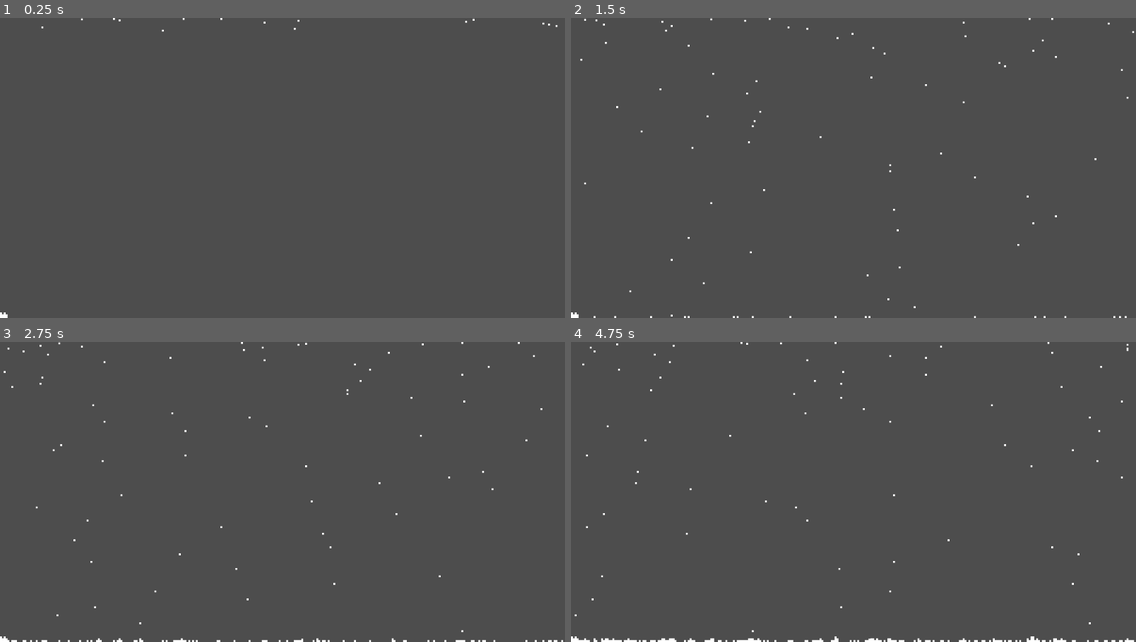
Above: before the commit, frames 1-4 (two rows, left to right).
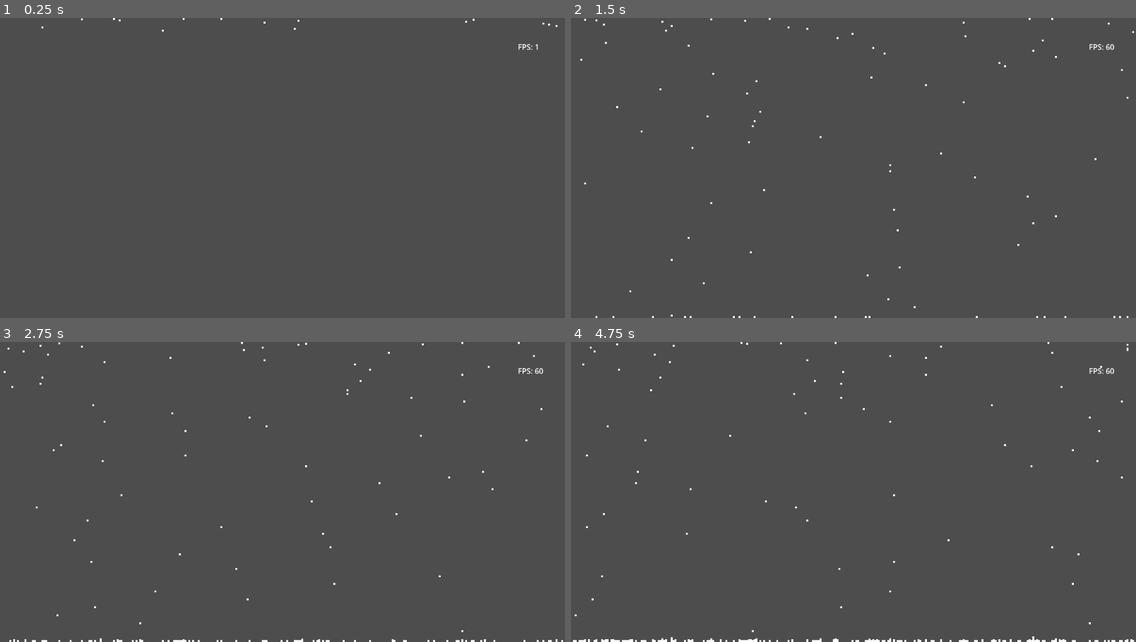
Above: after the commit, the same moments.

Repository: Cidragon/Terrain-modification-with-texture
Game: Godot game, scene res://main.tscn
Two runs of this game, one before a commit and one after it. Both use one fixed random seed, a clock stepped at 60 frames per second and the inputs below. The engine's default icon, where the game draws it, is replaced by a stand-in: a white triangle on a blue panel in a dark square.
Inputs:
- Up to frame 1 (0.25 s): no input
- Up to frame 2 (1.5 s): no input
- Up to frame 3 (2.75 s): no input
- Up to frame 4 (4.75 s): no input

The runs differ from the first frame. In frame 1, less than 0.1% of the frame differs, in the area x 0-96%, y 8-100%; in frame 2, 0.1%; in frame 3, 0.2%; in frame 4, 0.4%, in the area x 0-100%, y 8-100%.

Commit message:
improve growable capabilities by using a scalable sprite instead of an animation

Diff:
--- a/Terrain manager.gd
+++ b/Terrain manager.gd
@@ -1,26 +1,16 @@
 extends Node2D
 
 @export var heigth_texture : Texture2D
+@export var tile_texture : Texture2D
 
 var heigth_sprites : Array[Sprite2D] = []
 
-# Called when the node enters the scene tree for the first time.
 func _ready() -> void:
-	set_terrain_width(Main.TERRAIN_MAX_WIDTH)
+	set_terrain_width_2(Main.TERRAIN_MAX_WIDTH)
 
 func update_terrain(index : int, value : int) -> void:
-	if index % 2 != 0:
-		var rng := RandomNumberGenerator.new()
-		rng.randomize()
-		var random_value : int = rng.randi_range(0,1)
-
-		if random_value == 1:
-			heigth_sprites[index].flip_h = true
-		else:
-			heigth_sprites[index].flip_h = false
-
-	heigth_sprites[index].frame = value
-	pass
+	heigth_sprites[index].scale.y = value
+	heigth_sprites[index].position.y = 636 - (2 * (value-1))
 
 func set_terrain_width(width : int) -> void:
 	for i in range(width):
@@ -33,3 +23,13 @@
 
 		heigth_sprites.append(new_sprite)
 		add_child(new_sprite)
+
+func set_terrain_width_2(width : int) -> void:
+	for i in range(width):
+		var new_sprite : Sprite2D = Sprite2D.new()
+		new_sprite.texture = tile_texture
+		new_sprite.centered = false
+		new_sprite.scale = Vector2(1,0)
+		new_sprite.position = Vector2(i * Main.TEXTURE_SIZE, 636)
+		heigth_sprites.append(new_sprite)
+		add_child(new_sprite)
--- a/main.gd
+++ b/main.gd
@@ -3,11 +3,12 @@
 
 @export var terrain_texture : Texture
 @onready var terrain_manager: Node2D = %"Terrain manager"
+@onready var label: Label = %Label
 
 var terrain_heigth : Array[int] = []
 
 const TERRAIN_MAX_WIDTH : int = 300
-const TERRAIN_MAX_HEIGTH : int = 20
+const TERRAIN_MAX_HEIGTH : int = 40
 const TEXTURE_SIZE : int = 4
 
 func _ready() -> void:
@@ -16,8 +17,10 @@
 	for i : int in range(TERRAIN_MAX_WIDTH):
 		terrain_heigth.append(0)
 
+func _process(delta: float) -> void:
+	label.text = "FPS: " + str(Engine.get_frames_per_second())
+
 
 func add_value_to_terrain_by_index(index : int) -> void:
 	terrain_heigth[index] = min(terrain_heigth[index] + 1, TERRAIN_MAX_HEIGTH)
-	print(terrain_heigth)
 	terrain_manager.update_terrain(index, terrain_heigth[index])
--- a/main.tscn
+++ b/main.tscn
@@ -21,17 +21,12 @@
 unique_name_in_owner = true
 script = ExtResource("5_k2cok")
 heigth_texture = ExtResource("6_jvpex")
+tile_texture = ExtResource("4_bwreq")
 
-[node name="Sprite2D" type="Sprite2D" parent="."]
-position = Vector2(0, 560)
-texture = ExtResource("6_jvpex")
-centered = false
-hframes = 21
-frame = 5
-
-[node name="Sprite2D2" type="Sprite2D" parent="."]
-position = Vector2(8, 560)
-texture = ExtResource("6_jvpex")
-centered = false
-hframes = 21
-frame = 5
+[node name="Label" type="Label" parent="."]
+unique_name_in_owner = true
+offset_left = 1100.0
+offset_top = 50.0
+offset_right = 1168.0
+offset_bottom = 73.0
+text = "FPS : 120"
--- a/terrain_object.gd
+++ b/terrain_object.gd
@@ -7,5 +7,4 @@
 		queue_free()
 
 func get_terrain_index() -> int:
-	print(position.x / (Main.TEXTURE_SIZE * 2))
-	return position.x / (Main.TEXTURE_SIZE * 2)
+	return position.x / (Main.TEXTURE_SIZE)
